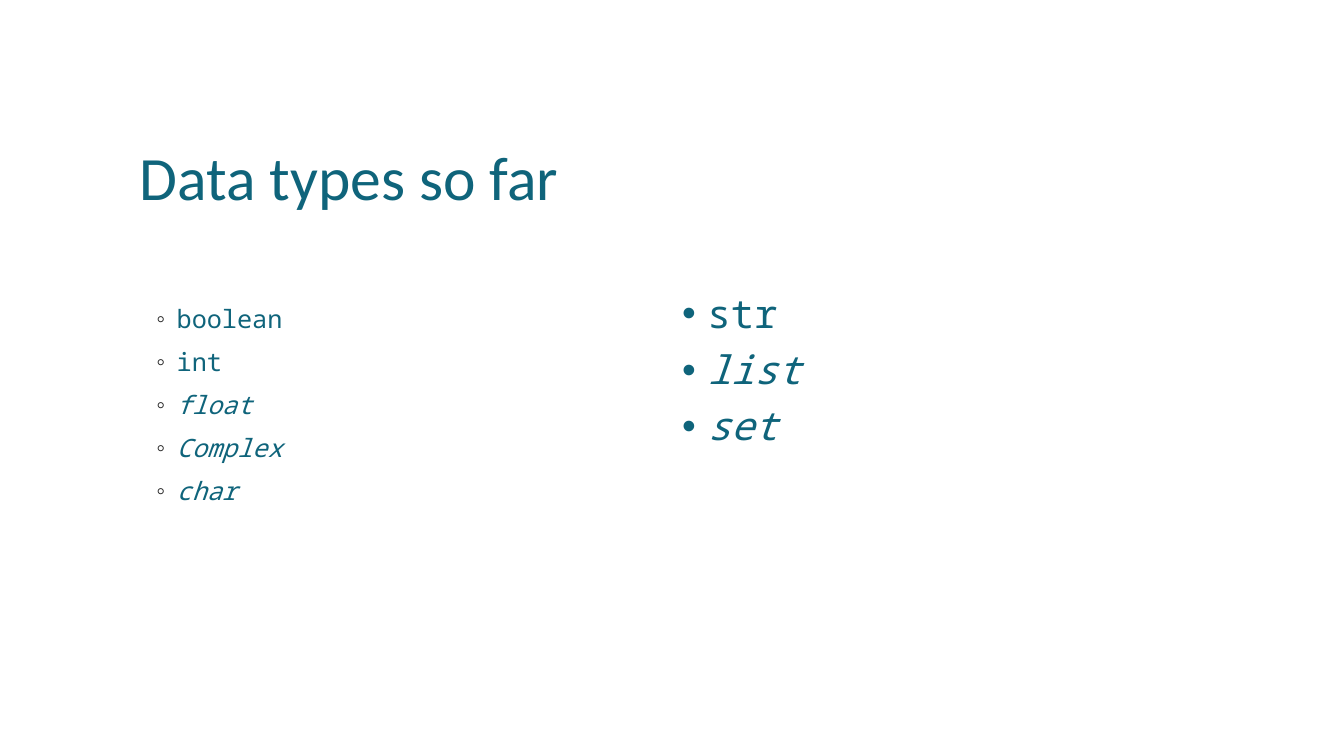
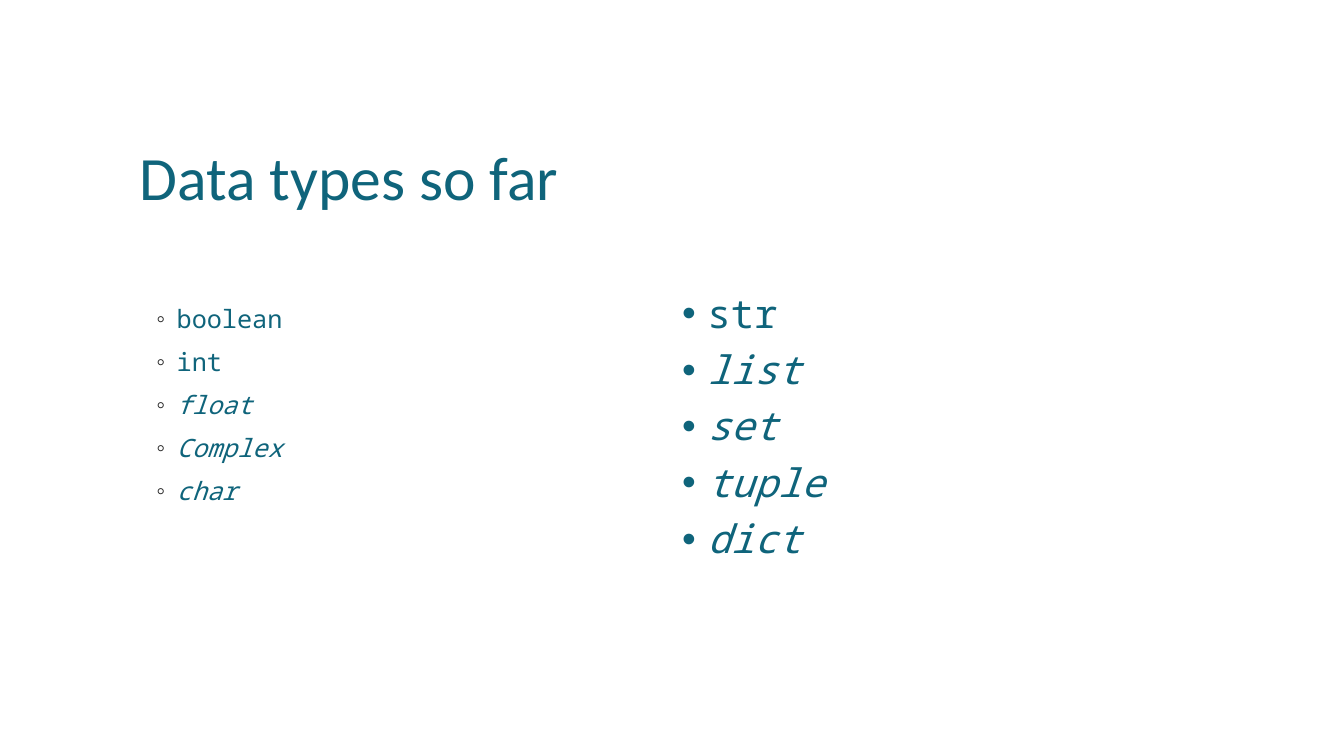
Before and after one commit to uday87j/teach_python, a slide deck: slide 22 of fundamentals/8-Dictionary, Tuple, Range.pptx (slide 14 before the commit). Drawn at 1344x756 pixels with LibreOffice and Linux fonts; fonts in the diff are those of the drawing. Boxes give left, top, right and bottom in pixels: in the first picture for what was removed or moved away, otherwise in the second. Text is boxed around its words. In the diff, an @@ line names an element or a change of style, - is before the commit and + after.

```diff
--- a/fundamentals/8-Dictionary, Tuple, Range.pptx
+++ b/fundamentals/8-Dictionary, Tuple, Range.pptx
@@ text at [707, 467, 824, 554]: paragraphs added @@
+• tuple
+• dict
```
Also in this commit, not shown: 4 other slides changed, 8 slides added, 1 other file.
